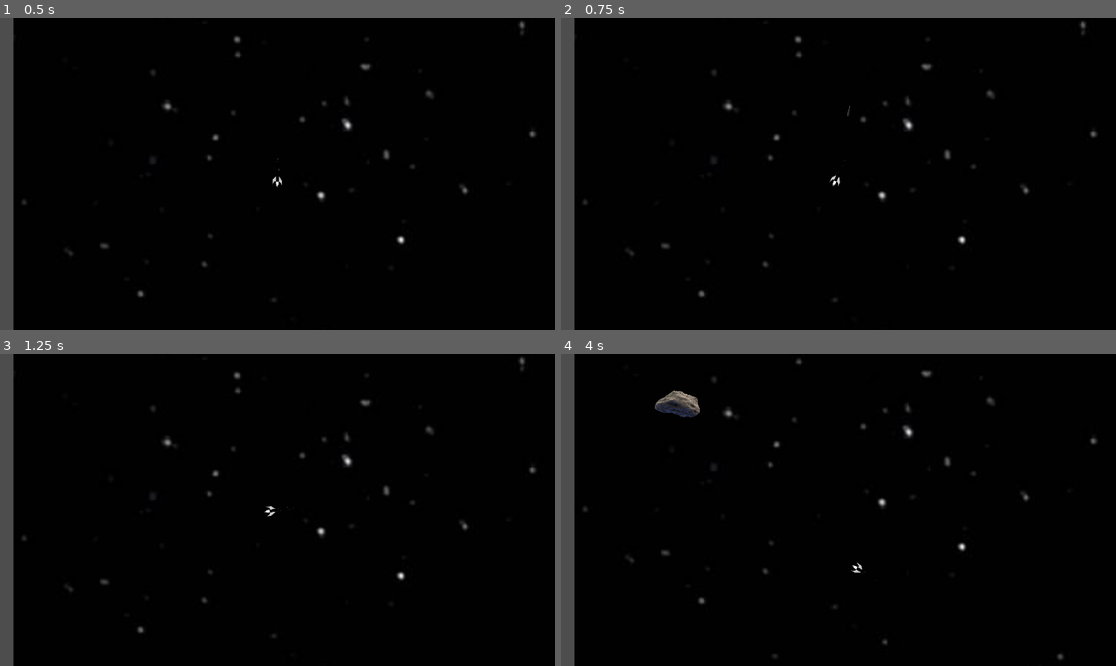
Above: before the commit, frames 1-4 (two rows, left to right).
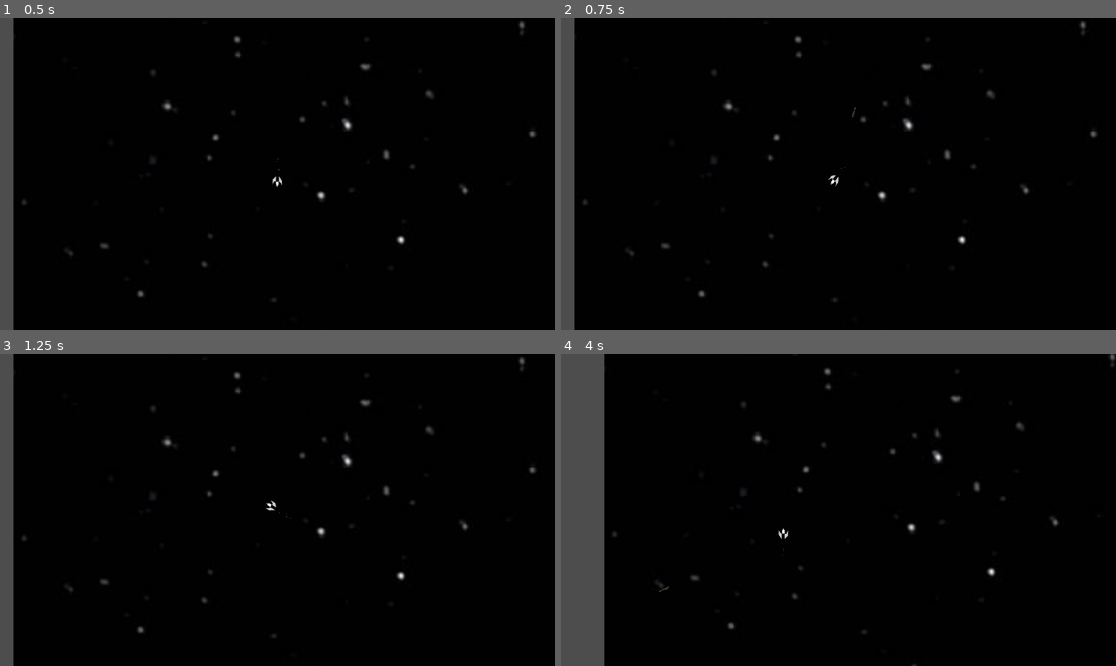
Above: after the commit, the same moments.

Repository: tralph3/PapelinusInTrouble
Game: Godot game, scene res://MainScene/MainScene.tscn
Two runs of this game, one before a commit and one after it. Both use one fixed random seed, a clock stepped at 60 frames per second and the inputs below. Sound files missing from this copy of the repository are replaced by a short silence.
Inputs:
- Up to frame 1 (0.5 s): no input
- Up to frame 2 (0.75 s): tap Enter at 0.5 s; hold D (rotate_right) from 0.53 s (still down); tap H (shoot) at 0.6 s
- Up to frame 3 (1.25 s): keep holding D (rotate_right)
- Up to frame 4 (4 s): release D (rotate_right) at 1.28 s; hold Space (brake) 1.28-2.03 s; tap H (shoot) every 0.75 s from 1.35 to 3.6 s; hold D (rotate_right) 2.03-2.78 s; hold W (move_forwards) 2.78-3.53 s; hold A (rotate_left) from 3.53 s (still down)

Frame 1 is identical in both runs. In frame 2, less than 0.1% of the frame differs, in the area x 48-54%, y 28-55%; in frame 3, less than 0.1%; in frame 4, 7.1%, in the area x 2-100%, y 0-100%.
Error after the commit: Parse Error: Identifier "FORCE" not declared in the current scope. (res://Asteroid/Asteroid.gd:14)

Commit message:
intento de refactor (sale mal)

Diff:
--- a/Asteroid/Asteroid.gd
+++ b/Asteroid/Asteroid.gd
@@ -1,16 +1,31 @@
-extends RigidBody2D
+extends "res://libs/Proyectil.gd"
 
-var FORCE = 300.0
+var SIZES = [0.5, 1]
+var level = -1
 
-func init(death_point):
+signal spawn_child_asteroids(level, position)
+
+func init(death_point, level):
 	var direction_vector = position.direction_to(death_point)
 	$Sprite2D.play("idle")
+	level = level
+	var size = SIZES[level]
+	set_scale(Vector2(size, size))
 	apply_impulse(direction_vector * FORCE)
 
 func explode():
 	sleeping = true
 	$CollisionShape2D.set_deferred("disabled", true)
+	$Area2D/CollisionShape2D.set_deferred("disabled", true)
 	$Sprite2D.play("explosion")
 	$Sprite2D.set_scale(Vector2(1.5, 1.5))
 	$AudioStreamPlayer2D.play()
 	$AudioStreamPlayer2D.connect("finished", queue_free)
+
+func _on_area_2d_area_entered(area):
+	if not area.is_in_group("bullet"):
+		return
+	area.queue_free()
+	if level > 0:
+		emit_signal("spawn_child_asteroids", level, position)
+	explode()
--- a/Asteroid/Asteroid.tscn
+++ b/Asteroid/Asteroid.tscn
@@ -4,6 +4,10 @@
 [ext_resource type="Texture2D" uid="uid://ccsga8issks1v" path="res://Asteroid/asteroid.png" id="3_50gwh"]
 [ext_resource type="Texture2D" uid="uid://bp0m2ey4s7ilm" path="res://Asteroid/explosion_frames.png" id="3_q438p"]
 [ext_resource type="AudioStream" uid="uid://dxpocdvxys7pb" path="res://Asteroid/asteroid_explosion.wav" id="4_8j1ja"]
+
+[sub_resource type="CapsuleShape2D" id="CapsuleShape2D_qds4c"]
+radius = 22.9972
+height = 96.5381
 
 [sub_resource type="AtlasTexture" id="AtlasTexture_0wxxt"]
 atlas = ExtResource("3_q438p")
@@ -587,10 +591,6 @@
 "name": &"idle",
 "speed": 5.0
 }]
-
-[sub_resource type="CapsuleShape2D" id="CapsuleShape2D_qds4c"]
-radius = 22.9972
-height = 96.5381
 
 [sub_resource type="Animation" id="Animation_34hg8"]
 length = 0.001
@@ -632,16 +632,23 @@
 gravity_scale = 0.0
 script = ExtResource("1_pbhxd")
 
+[node name="Area2D" type="Area2D" parent="."]
+
+[node name="CollisionShape2D" type="CollisionShape2D" parent="Area2D"]
+position = Vector2(5, -3)
+rotation = 1.7942
+shape = SubResource("CapsuleShape2D_qds4c")
+
+[node name="CollisionShape2D" type="CollisionShape2D" parent="."]
+position = Vector2(5, -3)
+rotation = 1.7942
+shape = SubResource("CapsuleShape2D_qds4c")
+
 [node name="Sprite2D" type="AnimatedSprite2D" parent="."]
 position = Vector2(-4.76837e-07, -4.76837e-07)
 scale = Vector2(0.0910742, 0.0910742)
 sprite_frames = SubResource("SpriteFrames_ut8lh")
 
-[node name="CollisionShape2D" type="CollisionShape2D" parent="."]
-position = Vector2(5, -3)
-rotation = 1.7942
-shape = SubResource("CapsuleShape2D_qds4c")
-
 [node name="AnimationPlayer" type="AnimationPlayer" parent="."]
 libraries = {
 "": SubResource("AnimationLibrary_mipnm")
@@ -649,3 +656,6 @@
 
 [node name="AudioStreamPlayer2D" type="AudioStreamPlayer2D" parent="."]
 stream = ExtResource("4_8j1ja")
+
+[connection signal="body_entered" from="." to="." method="_on_body_entered"]
+[connection signal="area_entered" from="Area2D" to="." method="_on_area_2d_area_entered"]
--- a/Bullet/Bullet.gd
+++ b/Bullet/Bullet.gd
@@ -2,15 +2,12 @@
 
 var SPEED = 700
 
-func delete():
-	queue_free()
+var direction = Vector2.ZERO
+
+func _ready():
+	$VisibleOnScreenNotifier2D.connect("screen_exited", queue_free)
+	direction = Vector2(cos(rotation - PI/2), sin(rotation - PI/2))
 
 func _physics_process(delta):
-	var direction = Vector2(cos(rotation - PI/2), sin(rotation - PI/2))
 	var velocity = direction * SPEED * delta
 	position += velocity
-
-
-func _on_body_entered(body):
-	body.explode()
-	queue_free()
--- a/Bullet/Bullet.tscn
+++ b/Bullet/Bullet.tscn
@@ -20,6 +20,3 @@
 texture = ExtResource("1_dwuyk")
 
 [node name="VisibleOnScreenNotifier2D" type="VisibleOnScreenNotifier2D" parent="."]
-
-[connection signal="body_entered" from="." to="." method="_on_body_entered"]
-[connection signal="screen_exited" from="VisibleOnScreenNotifier2D" to="." method="delete"]
--- a/MainScene/MainScene.gd
+++ b/MainScene/MainScene.gd
@@ -7,6 +7,7 @@
 
 func _ready():
 	$Player.connect("died", finish_game)
+	$SpawnTimer.connect("timeout", spawn_asteroid)
 
 func finish_game():
 	game_over = true
@@ -40,26 +41,38 @@
 	$Player.revivir()
 	$Player.position = $PlayerSpawnPoint.position
 
-func spawn_asteroid():
+func spawn_asteroid(level=1):
 	if game_over:
 		return
 	var death_point = $Player.get_random_death_position()
+	var asteroid = instance_asteroid()
+
+
+func instance_asteroid(asteroid_position):
 	var instance = ASTEROID.instantiate()
 	instance.add_to_group("asteroids")
-	add_child(instance)
-	var x_pos = randi_range(-200, get_viewport_rect().size.x)
-	var y_pos = randi_range(-200, get_viewport_rect().size.y)
+	instance.connect("spawn_child_asteroids", spawn_child_asteroids)
 	instance.position = get_asteroid_spawn_pos()
-	instance.init(death_point)
+	return instance
+
+func spawn_child_asteroids(level, asteroid_position):
+	spawn_asteroid(level - 1)
 
 func get_asteroid_spawn_pos():
 	var resulting_position = Vector2.ZERO
 	var viewport_x = get_viewport_rect().size.x
 	var viewport_y = get_viewport_rect().size.y
-	var x1 = randi_range(-OFFSCREEN_OFFSET, 0)
-	var x2 = randi_range(viewport_x, viewport_x + OFFSCREEN_OFFSET)
-	var y1 = randi_range(-OFFSCREEN_OFFSET, 0)
-	var y2 = randi_range(viewport_y, viewport_y + OFFSCREEN_OFFSET)
+
+	var camera_center = $Player/Camera2D.get_screen_center_position()
+	var left_margin = camera_center.x - viewport_x / 2
+	var right_margin = camera_center.x + viewport_x / 2
+	var top_margin = camera_center.y - viewport_y / 2
+	var bottom_margin = camera_center.y + viewport_y / 2
+
+	var x1 = randi_range(left_margin - OFFSCREEN_OFFSET, left_margin)
+	var x2 = randi_range(right_margin, right_margin + OFFSCREEN_OFFSET)
+	var y1 = randi_range(top_margin - OFFSCREEN_OFFSET, top_margin)
+	var y2 = randi_range(bottom_margin, bottom_margin + OFFSCREEN_OFFSET)
 	if randi() % 2 == 0:
 		resulting_position.x = x1
 	else:
--- a/MainScene/MainScene.tscn
+++ b/MainScene/MainScene.tscn
@@ -10,6 +10,8 @@
 
 [node name="MainScene" type="Node2D"]
 script = ExtResource("1_gibei")
+ASTEROID = null
+OFFSCREEN_OFFSET = null
 metadata/_edit_vertical_guides_ = [-474.0, 70.0, 4589.0]
 metadata/_edit_horizontal_guides_ = [-1792.0, 1182.0]
 
@@ -24,7 +26,6 @@
 
 [node name="SpawnTimer" type="Timer" parent="."]
 process_callback = 0
-wait_time = 3.0
 autostart = true
 
 [node name="GameOverBanner" type="Sprite2D" parent="."]
@@ -42,5 +43,3 @@
 shape = SubResource("RectangleShape2D_hwuna")
 disabled = true
 debug_color = Color(0, 0.6, 0.701961, 0.0431373)
-
-[connection signal="timeout" from="SpawnTimer" to="." method="spawn_asteroid"]
--- a/Player/Player.gd
+++ b/Player/Player.gd
@@ -1,6 +1,6 @@
 extends CharacterBody2D
 
-@export var ROTATION_SPEED = 2.0
+@export var ROTATION_SPEED = 3.0
 @export var MAX_SPEED = 500.0
 @export var FRICTION = 0.05
 @export var ACCELERATION = 0.02
@@ -59,10 +59,10 @@
 	if not MUNITION:
 		return
 	var shot = MUNITION.instantiate()
-	shot.owner = get_parent()
-	get_parent().add_child(shot)
+	shot.add_to_group("bullet")
 	shot.position = $Uretra.global_position
 	shot.rotation = global_rotation
+	get_parent().add_child(shot)
 
 func get_random_death_position():
 	var circle = $DeathAura/CollisionShape2D.shape
--- a/Player/Player.tscn
+++ b/Player/Player.tscn
@@ -315,10 +315,6 @@
 [node name="Camera2D" type="Camera2D" parent="."]
 drag_horizontal_enabled = true
 drag_vertical_enabled = true
-drag_left_margin = 0.4
-drag_top_margin = 0.4
-drag_right_margin = 0.4
-drag_bottom_margin = 0.4
 
 [node name="AudioStreamPlayer2D" type="AudioStreamPlayer2D" parent="."]
 stream = ExtResource("4_bnv8g")
--- /dev/null
+++ b/libs/Proyectil.gd
@@ -0,0 +1,8 @@
+extends RigidBody2D
+class_name Proyectil
+
+func _init(direction: Vector2, force: float):
+	assert(direction.is_normalized(), "Vector must be normalized, got: %s" % direction)
+	look_at(direction)
+	var impulse_vector = direction * force
+	apply_impulse(impulse_vector)
Not shown, added: TODO.txt
